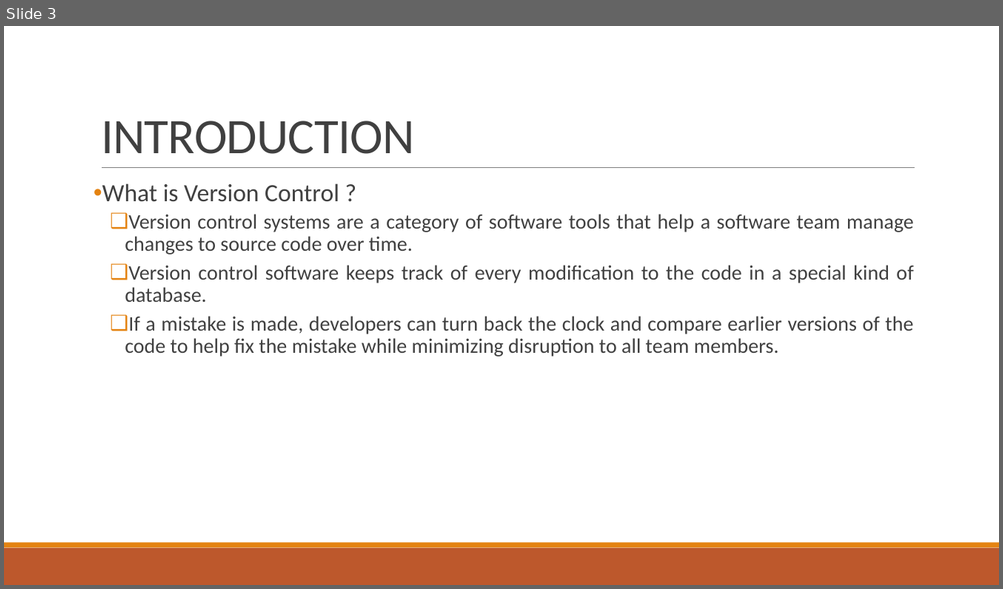
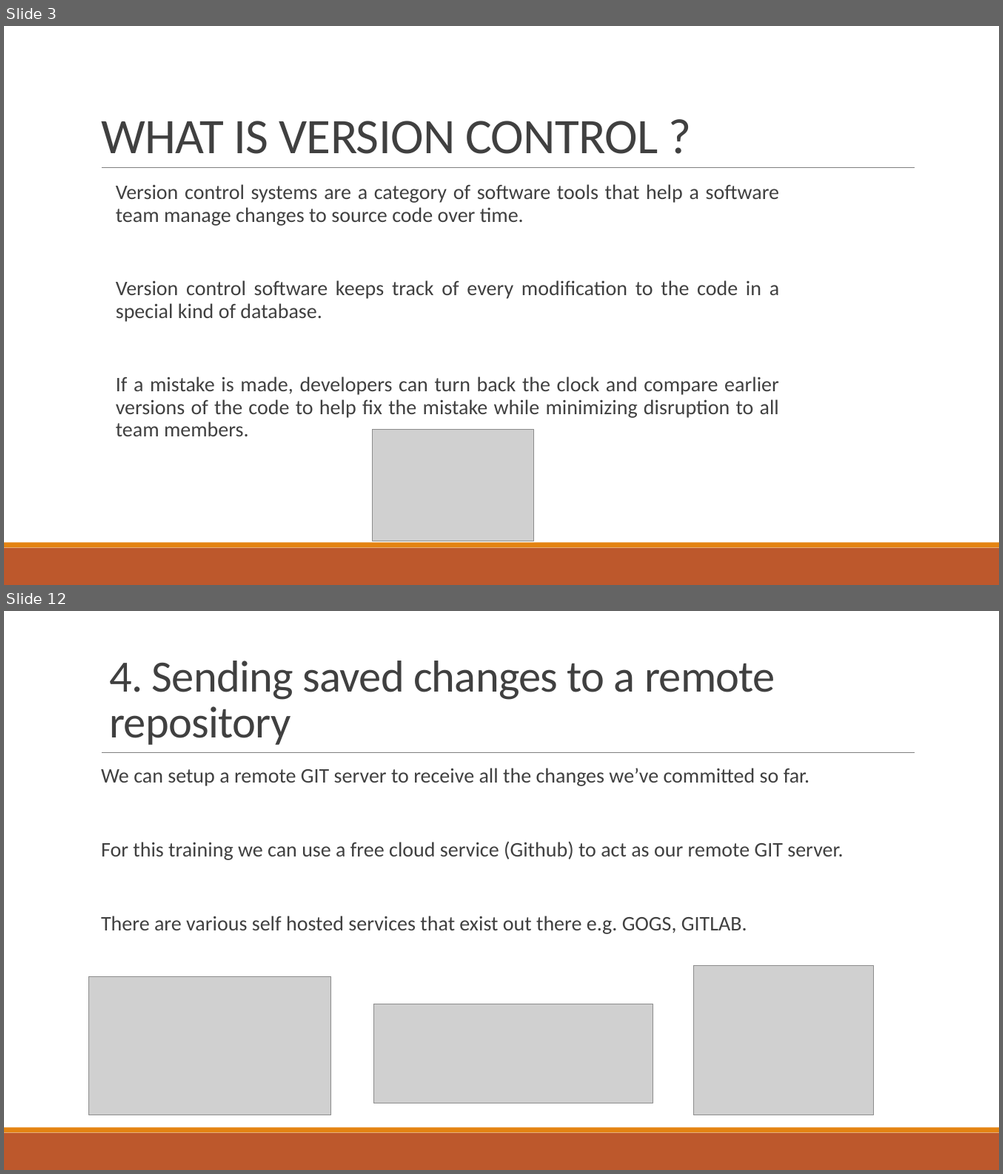
Before and after one commit to ismoop/Lecture-Notes, a slide deck: Lecture 3.pptx. Shown one above the other, each under a label of ours: slide 3 before the commit, slides 3 and 12 after it; the slides between them are not shown. The pictures are 1003x589 and 1003x1174 pixels, drawn with LibreOffice and Linux fonts; fonts in the diff are those of the drawing; grey boxes stand for pictures. Boxes give left, top, right and bottom in pixels: in the first picture for what was removed or moved away, otherwise in the second. Text is boxed around its words. In the diff, an @@ line names an element or a change of style, - is before the commit and + after.

```diff
--- a/Lecture 3.pptx
+++ b/Lecture 3.pptx
@@ slide 12 added at [4, 611, 999, 1170], background #FFFFFF; not listed: 3 template elements that a slide beside it also shows @@
@@ title added at [109, 661, 775, 745], 43.2 pt, text #404040 @@
+4. Sending saved changes to a remote repository
@@ text added at [101, 768, 842, 934], 20 pt, text #404040 @@
+  We can setup a remote GIT server to receive all the changes we’ve committed so far.
+  For this training we can use a free cloud service (Github) to act as our remote GIT server.
+  There are various self hosted services that exist out there e.g. GOGS, GITLAB.
@@ picture added at [88, 977, 331, 1116] @@
@@ picture added at [694, 966, 874, 1116] @@
@@ picture added at [374, 1005, 653, 1104] @@
@@ slide 3 changed as well @@
@@ title at [101, 121, 657, 154]: text changed @@
-INTRODUCTION
+WHAT IS VERSION CONTROL ?
@@ text "Version control systems are a ...": place and size @@
-text "Version control systems are a ..." at [102, 184, 913, 357]
+text "Version control systems are a ..." at [116, 184, 780, 437]
@@ text "Version control systems are a ..." at [116, 184, 780, 437]: bullet ❑ to  ; list level 2 to 1 in "Version control systems are a ..."; list level 2 to 1 in "Version control software keeps track ..."; list level 2 to 1 in "If a mistake is made, ..." @@
@@ text at [102, 184, 339, 202]: paragraph removed @@
-• What is Version Control ?
@@ picture added at [372, 429, 534, 542] @@
```
Also in this commit, not shown: 3 other slides changed, 17 other slides added, 1 slide removed.
